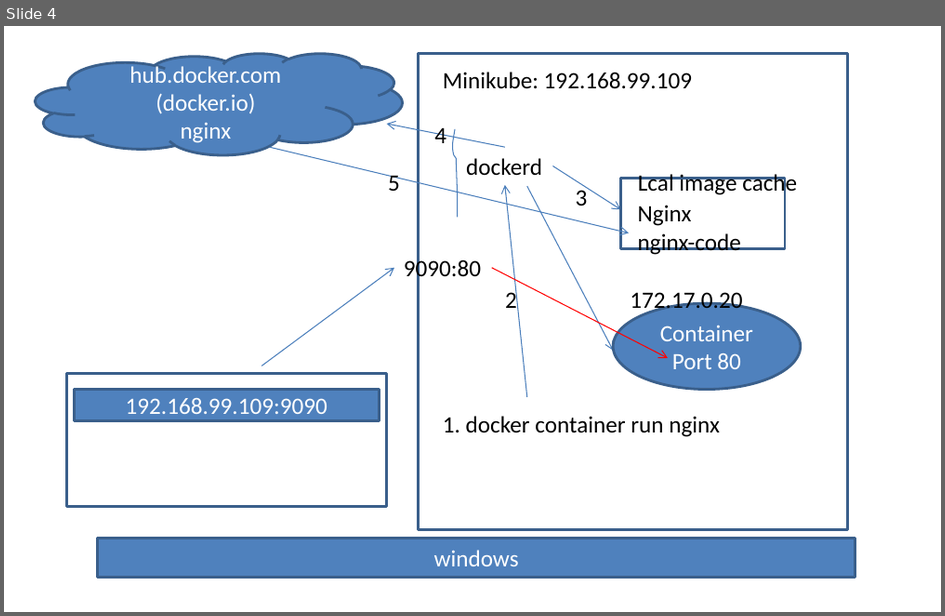
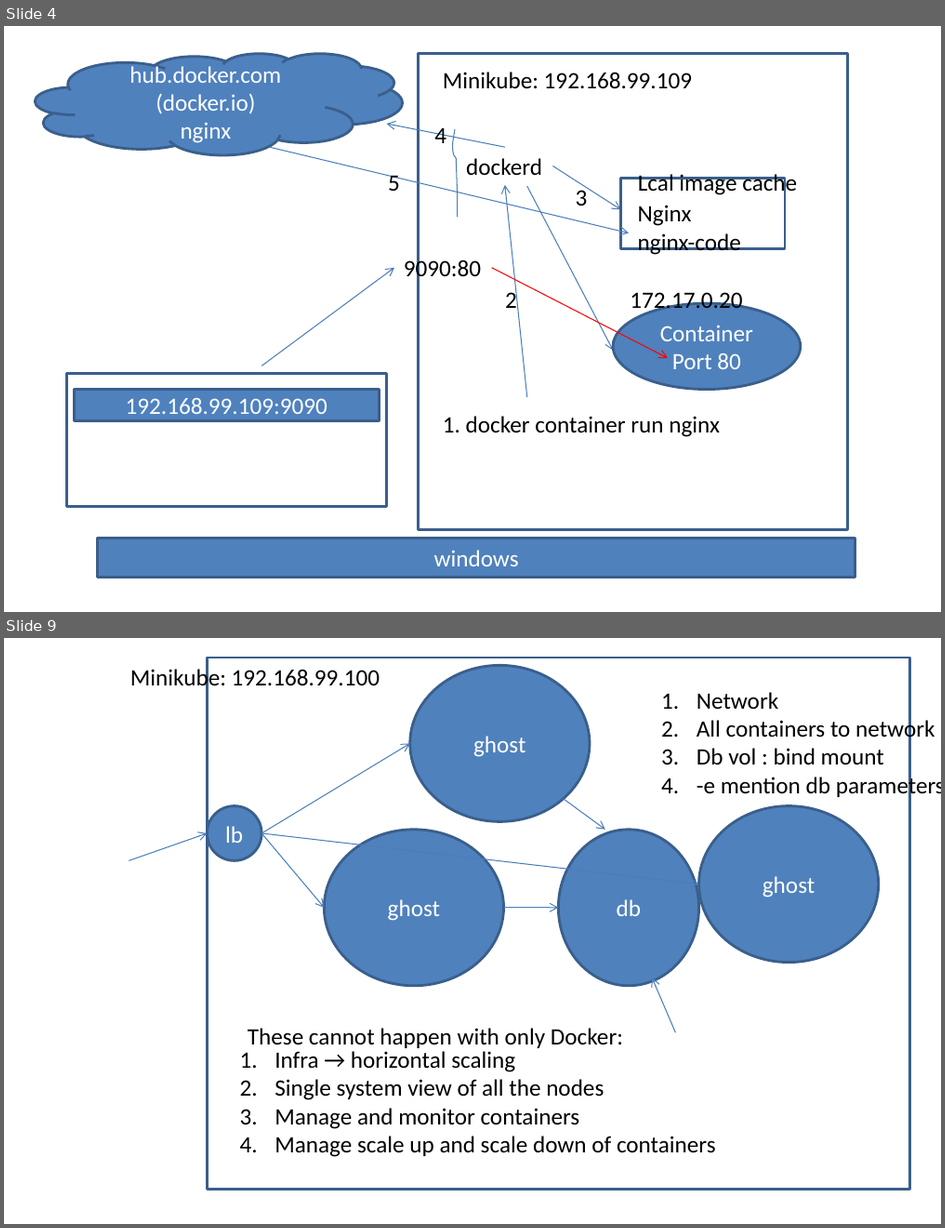
Before and after one commit to AdityaSP/ora-apr8-dock-kube, a slide deck: rough-diag.pptx. Shown one above the other, each under a label of ours: slide 4 before the commit, slides 4 and 9 after it; the slides between them are not shown. The pictures are 945x616 and 945x1228 pixels, drawn with LibreOffice and Linux fonts; fonts in the diff are those of the drawing. Boxes give left, top, right and bottom in pixels: in the first picture for what was removed or moved away, otherwise in the second. Text is boxed around its words. In the diff, an @@ line names an element or a change of style, - is before the commit and + after.

```diff
--- a/rough-diag.pptx
+++ b/rough-diag.pptx
@@ slide 9 added at [4,638,941,1224], background #FFFFFF @@
@@ rectangle added at [208,658,911,1189], outline #3A5F8C 2 pt @@
@@ ellipse added at [409,665,590,822], fill #4F81BD, outline #3A5F8C 2 pt, 18 pt, text #FFFFFF @@
+ghost
@@ text added at [130,666,380,691], 18 pt, text #000000 @@
+Minikube: 192.168.99.100
@@ text added at [697,692,941,799], 18 pt, text #000000 @@
+1. Network
+2. All containers to network
+3. Db vol : bind mount
+4. -e mention db parameters
@@ arrow added from (262, 833) to (409, 743), #4B7EBC 0.75 pt @@
@@ arrow added from (564, 798) to (606, 830), #4B7EBC 0.75 pt @@
@@ ellipse added at [208,805,262,860], fill #4F81BD, outline #3A5F8C 2 pt, 18 pt, text #FFFFFF @@
+lb
@@ ellipse added at [325,830,504,986], fill #4F81BD, outline #3A5F8C 2 pt, 18 pt, text #FFFFFF @@
+ghost
@@ ellipse added at [559,830,700,986], fill #4F81BD, outline #3A5F8C 2 pt, 18 pt, text #FFFFFF @@
+db
@@ ellipse added at [700,805,879,963], fill #4F81BD, outline #3A5F8C 2 pt, 18 pt, text #FFFFFF @@
+ghost
@@ arrow added from (129, 861) to (208, 833), #4B7EBC 0.75 pt @@
@@ arrow added from (262, 833) to (325, 908), #4B7EBC 0.75 pt @@
@@ arrow added from (262, 833) to (700, 884), #4B7EBC 0.75 pt @@
@@ arrow added from (503, 908) to (559, 908), #4B7EBC 0.75 pt @@
@@ arrow added from (676, 1032) to (653, 977), #4B7EBC 0.75 pt @@
@@ text added at [248,1028,623,1048], 18 pt, text #000000 @@
+These cannot happen with only Docker:
@@ text added at [275,1051,716,1157], 18 pt, text #000000 @@
+1. Infra → horizontal scaling
+2. Single system view of all the nodes
+3. Manage and monitor containers
+4. Manage scale up and scale down of containers
```
Also in this commit, not shown: 11 other slides added.
